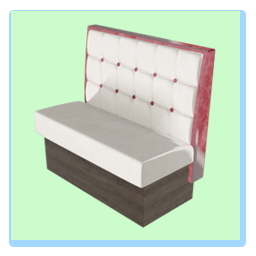
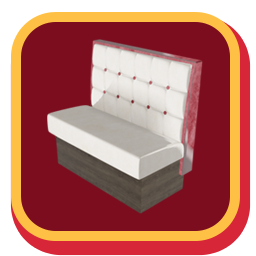
Revision of a layered 256x256 image; what changed, layer by layer:
painted on "Layer 3" over [34, 24, 216, 228]
removed layer "Rectangle 1" over [11, 11, 240, 240]
added layer "Rounded Rectangle 2" above "Layer 1" over [11, 12, 240, 241]
